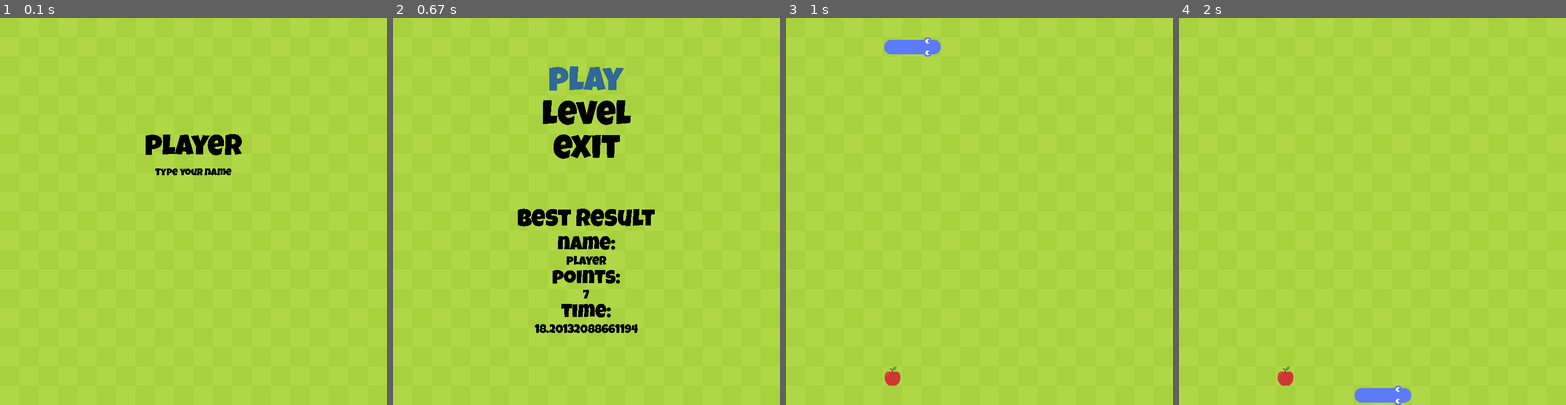
Above: before the commit, frames 1-4 (left to right).
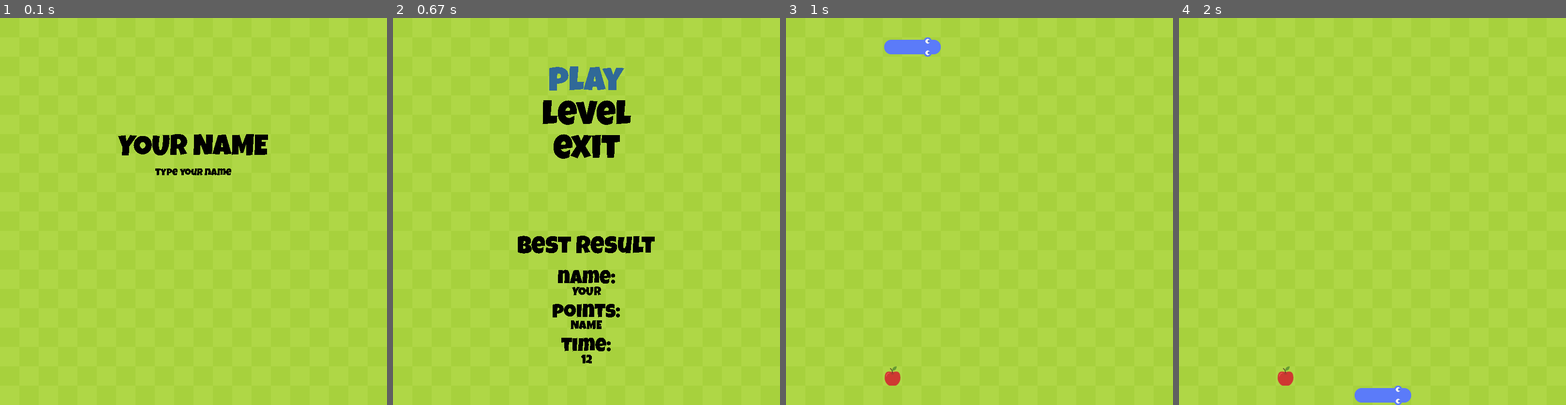
Above: after the commit, the same moments.

Repository: atioi/Snake-Game
Game: pygame game, started from app.py
The game is run twice, just before and just after one commit, with the same random seed, the same clock (stepped at 60 frames per second) and the same inputs.
Inputs:
- Up to frame 1 (0.1 s): no input
- Up to frame 2 (0.67 s): tap Enter at 0.33 s
- Up to frame 3 (1 s): tap Enter at 0.67 s
- Up to frame 4 (2 s): hold Up 1-1.47 s; hold Right 1.5-1.97 s

The runs differ from the first frame. In frame 1, 1.1% of the frame differs, in the area x 30-70%, y 30-36%; in frame 2, 3.6%, in the area x 32-68%, y 49-90%; in frame 3, nothing differs; in frame 4, nothing differs.

Commit message:
Refactoring.

Diff:
--- a/app.py
+++ b/app.py
@@ -1,3 +1,4 @@
+import os
 import sys
 import time
 
@@ -6,62 +7,76 @@
 
 from game import Game
 from menu import Menu
-from settings import icons_paths
+from settings import *
 from text import Text
 
-colors = {
-    'board_color_1': (175, 215, 70),
-    'board_color_2': (167, 209, 61),
-    'snake_color': (48, 105, 152),
-    'menu_color': (0, 0, 0)
-}
-
-fonts = {
-    'menu': './fonts/LuckiestGuy-Regular.ttf'
-}
 
 class App:
     def __init__(self):
         # App dimensions
         self.__cell_number = 20
         self.__cell_size = 40
-        self.best_result = ('', 0, 0)
-        # App state
+        self.best_result = (' ', 0, 0)
+
+        # App state:
         self.__state = 'INTRO'
         self.game = Game(self, self.__cell_size, self.__cell_number)
-        self.name = 'player'
-        #  Menu and submenus
+        self.name = 'YOUR NAME'
+
+        #  Menu and submenus:
         self.__menu = self.menu()
         self.__submenu = self.submenu()
         self.__pausemenu = self.pausemenu()
         self.__faultmenu = self.faultmenu()
-        self.start_time = True
+
+        # Time
+        self.start_time = 0
         self.time = 0
         self.flag = 0
 
+
+    def set_state(self, state: str):
+        """
+        This function sets app state.
+        :param state: State name
+        :return: None
+        """
+        self.__state = state
+
+    def set_level(self, level):
+        """
+        This function sets game level
+        :param level: game level (easy/medium/hard)
+        :return: None
+        """
+        self.game.set_level(level)
+
+    def read_file(self):
+        """
+        Read best result from file.
+        :return: None
+        """
+        try:
+            file = open(BEST_RESULTS_FILE_NAME, 'r')
+            if os.stat(BEST_RESULTS_FILE_NAME).st_size != 0:
+                self.best_result = tuple(file.readline().split())
+            file.close()
+
+        except FileNotFoundError:
+            file = open(BEST_RESULTS_FILE_NAME, 'w')
+            self.best_result = ('', 0, 0)
+            file.close()
+
     def save_result(self):
-        name, points, time = self.best_result
-        print(points)
+        """
+        Save result if is better than last one.
+        :return: None
+        """
+        best_player_name, points, best_time = self.best_result
         if self.game.points > int(points):
-            f = open("dw23c.txt", "w")
+            f = open("best.txt", "w")
             f.write(self.name + ' ' + str(self.game.points) + ' ' + str(self.game.end_time - self.start_time))
             f.close()
-
-    def set_state(self, state: str):
-        """
-        This function sets app state.
-        :param state: State name
-        :return: None
-        """
-        self.__state = state
-
-    def set_level(self, level):
-        """
-        This function sets game level
-        :param level: game level (easy/medium/hard)
-        :return: None
-        """
-        self.game.set_level(level)
 
     def player_name(self, surface):
         x = self.__cell_size * self.__cell_number / 2
@@ -69,58 +84,65 @@
         y_step = 70
 
         if len(self.name) < 20:
-            Text(self.name).color(colors['menu_color']).font(
-                fonts['menu']).font_size(60).position(
+            Text(self.name).color(COLORS['menu_color']).font(
+                FONTS['menu']).font_size(60).position(
                 (x, y_start + 2 * y_step)).render(
                 surface)
 
-    def read(self):
-        try:
-            f = open("dw23c.txt", 'r')
-            self.best_result = f.read()
-            self.best_result = self.best_result.split()
-            self.best_result = (self.best_result[0], self.best_result[1], self.best_result[2])
-            f.close()
-        except:
-            f = open("dw23c.txt", 'w')
-            f.close()
-
     def intro(self, surface):
-        self.read()
+        self.read_file()
 
         x = self.__cell_size * self.__cell_number / 2
         y_start = 100
         y_step = 70
 
-        Text('type your name').color(colors['menu_color']).font(
-            fonts['menu']).font_size(20).position(
+        Text('type your name').color(COLORS['menu_color']).font(
+            FONTS['menu']).font_size(20).position(
             (x, y_start + 3 * y_step)).render(
             surface)
 
     def fault(self, surface):
+
         x = self.__cell_size * self.__cell_number / 2
         y_start = 100
         y_step = 70
-        Text('Your points: ').color(colors['menu_color']).font(fonts['menu']).font_size(50).position(
-            (x, y_start)).render(surface)
-
-        Text(str(self.game.points)).color(colors['menu_color']).font(
-            fonts['menu']).font_size(40).position(
-            (x, y_start + y_step)).render(
-            surface)
-
-        Text('Time:').color(colors['menu_color']).font(
-            fonts['menu']).font_size(50).position(
-            (x, y_start + 2 * y_step)).render(surface)
+
+        # I use my own 'Text' class that is member of text.py file.
+
+        Text('Your points: '). \
+            color(COLORS['menu_color']). \
+            font(FONTS['menu']). \
+            font_size(50). \
+            position((x, y_start)). \
+            render(surface)
+
+        Text(str(self.game.points)). \
+            color(COLORS['menu_color']). \
+            font(FONTS['menu']). \
+            font_size(40). \
+            position((x, y_start + y_step)). \
+            render(surface)
+
+        Text('Time:'). \
+            color(COLORS['menu_color']). \
+            font(FONTS['menu']). \
+            font_size(50). \
+            position((x, y_start + 2 * y_step)). \
+            render(surface)
 
         self.time = self.game.end_time - self.start_time
-        Text(str(self.time) + '  [s]').color(colors['menu_color']).font(
-            fonts['menu']).font_size(40).position(
-            (x, y_start + 3 * y_step)).render(surface)
+
+        Text(str(self.time) + '  [s]'). \
+            color(COLORS['menu_color']). \
+            font(FONTS['menu']). \
+            font_size(40).position((x, y_start + 3 * y_step)). \
+            render(surface)
 
         self.__faultmenu.display(surface)
+        self.save_result()
 
     def faultmenu(self):
+
         return Menu().build([
             ('restart', lambda: self.play()),
             ('menu', lambda: self.set_state('MENU')),
@@ -129,45 +151,46 @@
             x=self.__cell_size * self.__cell_number / 2,
             y_start=450,
             y_step=70,
-            color=colors['menu_color'],
+            color=COLORS['menu_color'],
             font_size=70,
-            font=fonts['menu'])
+            font=FONTS['menu'])
 
     def main_menu(self, surface):
-        self.read()
+
+        self.read_file()
         x = self.__cell_size * self.__cell_number / 2
         y_start = 100
         y_step = 70
 
         self.__menu.display(surface)
 
-        Text('Best result').color(colors['menu_color']).font(
-            fonts['menu']).font_size(50).position(
-            (x, y_start + 4.2 * y_step)).render(surface)
-
-        Text('name:').color(colors['menu_color']).font(
-            fonts['menu']).font_size(40).position(
+        Text('Best result').color(COLORS['menu_color']).font(
+            FONTS['menu']).font_size(50).position(
             (x, y_start + 5 * y_step)).render(surface)
 
-        Text(str(self.best_result[0])).color(colors['menu_color']).font(
-            fonts['menu']).font_size(25).position(
-            (x, y_start + 5.6 * y_step)).render(surface)
-
-        Text('points:').color(colors['menu_color']).font(
-            fonts['menu']).font_size(40).position(
+        Text('name:').color(COLORS['menu_color']).font(
+            FONTS['menu']).font_size(40).position(
             (x, y_start + 6 * y_step)).render(surface)
 
-        Text(str(self.best_result[1])).color(colors['menu_color']).font(
-            fonts['menu']).font_size(25).position(
-            (x, y_start + 6.6 * y_step)).render(surface)
-
-        Text('time:').color(colors['menu_color']).font(
-            fonts['menu']).font_size(40).position(
+        Text(str(self.best_result[0])).color(COLORS['menu_color']).font(
+            FONTS['menu']).font_size(25).position(
+            (x, y_start + 6.5 * y_step)).render(surface)
+
+        Text('points:').color(COLORS['menu_color']).font(
+            FONTS['menu']).font_size(40).position(
             (x, y_start + 7 * y_step)).render(surface)
 
-        Text(str(self.best_result[2])).color(colors['menu_color']).font(
-            fonts['menu']).font_size(25).position(
-            (x, y_start + 7.6 * y_step)).render(surface)
+        Text(str(self.best_result[1])).color(COLORS['menu_color']).font(
+            FONTS['menu']).font_size(25).position(
+            (x, y_start + 7.5 * y_step)).render(surface)
+
+        Text('time:').color(COLORS['menu_color']).font(
+            FONTS['menu']).font_size(40).position(
+            (x, y_start + 8 * y_step)).render(surface)
+
+        Text(str(self.best_result[2])).color(COLORS['menu_color']).font(
+            FONTS['menu']).font_size(25).position(
+            (x, y_start + 8.5 * y_step)).render(surface)
 
     def menu(self):
         """
@@ -183,9 +206,9 @@
             x=self.__cell_size * self.__cell_number / 2,
             y_start=100,
             y_step=70,
-            color=colors['menu_color'],
+            color=COLORS['menu_color'],
             font_size=70,
-            font=fonts['menu'])
+            font=FONTS['menu'])
 
     def set_level(self, level):
         self.set_state('MENU')
@@ -204,9 +227,9 @@
             x=self.__cell_size * self.__cell_number / 2,
             y_start=100,
             y_step=70,
-            color=colors['menu_color'],
+            color=COLORS['menu_color'],
             font_size=70,
-            font=fonts['menu'])
+            font=FONTS['menu'])
 
     def pausemenu(self):
         """
@@ -221,9 +244,9 @@
             x=self.__cell_size * self.__cell_number / 2,
             y_start=100,
             y_step=70,
-            color=colors['menu_color'],
+            color=COLORS['menu_color'],
             font_size=70,
-            font=fonts['menu'])
+            font=FONTS['menu'])
 
     def play(self):
         self.time = 0
@@ -246,12 +269,15 @@
         pygame.time.set_timer(SCREEN_UPDATE, 150)
         clock = pygame.time.Clock()
 
+        # App title and icon:
+        snake_icon = pygame.image.load(ICONS_PATHS['snake'])
+        pygame.display.set_icon(snake_icon)
+        pygame.display.set_caption(APP_TITLE, APP_TITLE)
+
         while True:
 
             self.game.draw_background(screen)
-            icon = pygame.image.load(icons_paths['snake'])
-            pygame.display.set_icon(icon)
-            pygame.display.set_caption('Snake', 'Snake')
+
             for event in pygame.event.get():
                 if event.type == pygame.QUIT:
                     pygame.quit()
@@ -276,7 +302,7 @@
                             self.name += chr(key)
                         if key == pygame.K_BACKSPACE:
                             self.name = self.name[0:-1]
-                        if key == pygame.K_RETURN:
+                        if key == pygame.K_RETURN and len(self.name) > 0:
                             self.set_state('MENU')
                     else:
                         if event.key == pygame.K_ESCAPE:
@@ -311,6 +337,7 @@
                 self.fault(screen)
             elif self.__state == 'INTRO':
                 if self.flag < 5:
+                    # To jest po to żeby nazwa gracza migła na samym początku gdy ma ją podać ..
                     self.player_name(screen)
                 self.intro(screen)
 
--- /dev/null
+++ b/best.txt
@@ -0,0 +1 @@
+YOUR NAME 12 25.12318706512451
--- a/dw23c.txt
+++ /dev/null
@@ -1 +0,0 @@
-player 7 18.20132088661194
--- a/fruit.py
+++ b/fruit.py
@@ -13,14 +13,13 @@
         self.pos = Vector2(self.x, self.y)
         self.cell_size = cell_size
         self.cell_number = cell_number
-        self.icon = pygame.image.load(image_paths['fruit'])
+        self.icon = pygame.image.load(IMAGES_PATHS['fruit'])
 
     def draw_fruit(self, surface):
         self.icon = pygame.transform.smoothscale(self.icon, (self.cell_size, self.cell_size))
         fruit_rect = pygame.Rect(int(self.pos.x * self.cell_size), int(self.pos.y * self.cell_size), self.cell_size,
                                  self.cell_size)
         surface.blit(self.icon, fruit_rect)
-        # pygame.draw.rect(surface, (126, 166, 114), fruit_rect)
 
     def randomize(self):
         self.x = random.randint(0, self.cell_number - 1)
--- a/game.py
+++ b/game.py
@@ -3,14 +3,9 @@
 import pygame
 
 from fruit import Fruit
+from settings import COLORS
 from snake import Snake
 
-colors = {
-    'board_color_1': (175, 215, 70),
-    'board_color_2': (167, 209, 61),
-    'snake_color': (48, 105, 152),
-    'menu_color': (0, 0, 0)
-}
 
 class Game:
     def __init__(self, app, cell_size, cell_number, level='EASY'):
@@ -28,20 +23,20 @@
         self.__snake.draw_snake(surface)
 
     def draw_background(self, surface):
-        surface.fill(colors['board_color_1'])
+        surface.fill(COLORS['board_color_1'])
         for row in range(self.__cell_number):
             if row % 2 == 0:
                 for col in range(self.__cell_number):
                     if col % 2 == 0:
                         grass_rect = pygame.Rect(col * self.__cell_size, row * self.__cell_size, self.__cell_size,
                                                  self.__cell_size)
-                        pygame.draw.rect(surface, colors['board_color_2'], grass_rect)
+                        pygame.draw.rect(surface, COLORS['board_color_2'], grass_rect)
             else:
                 for col in range(self.__cell_number):
                     if col % 2 != 0:
                         grass_rect = pygame.Rect(col * self.__cell_size, row * self.__cell_size, self.__cell_size,
                                                  self.__cell_size)
-                        pygame.draw.rect(surface, colors['board_color_2'], grass_rect)
+                        pygame.draw.rect(surface, COLORS['board_color_2'], grass_rect)
 
     def set_level(self, level):
         self.__level = level
--- a/settings.py
+++ b/settings.py
@@ -1,26 +1,23 @@
-colors = {
-    'board_grass_1': (175, 215, 70),
-    'board_grass_2': (167, 209, 61),
+COLORS = {
+    'board_color_1': (175, 215, 70),
+    'board_color_2': (167, 209, 61),
     'snake_color': (48, 105, 152),
-    'options_text': (48, 105, 152)
+    'menu_color': (0, 0, 0)
 }
 
-fonts_paths = {
-    'PressStart2P-Regular': './fonts/PressStart2P-Regular.ttf',
-    'FjallaOne-Regular': './fonts/FjallaOne-Regular.ttf',
-    'Anton-Regular': './fonts/Anton-Regular.ttf',
+FONTS = {
     'menu': './fonts/LuckiestGuy-Regular.ttf'
-
 }
 
-icons_paths = {
+ICONS_PATHS = {
     'snake': './graphics/icons/snake.ico'
 }
 
-image_paths = {
+IMAGES_PATHS = {
     'winner': './graphics/trophy.svg',
     'fruit': './graphics/apple.svg',
     'pause': './graphics/pause.png'
 }
 
-title = 'Snake'
+APP_TITLE = 'Snake'
+BEST_RESULTS_FILE_NAME = 'best.txt'
--- a/text.py
+++ b/text.py
@@ -1,5 +1,4 @@
 import pygame
-
 
 class Text:
     def __init__(self, text, color=(0, 0, 0), size=25, font=None, position=(0, 0)):
Not shown, added: best
Not shown, removed: dw23c
